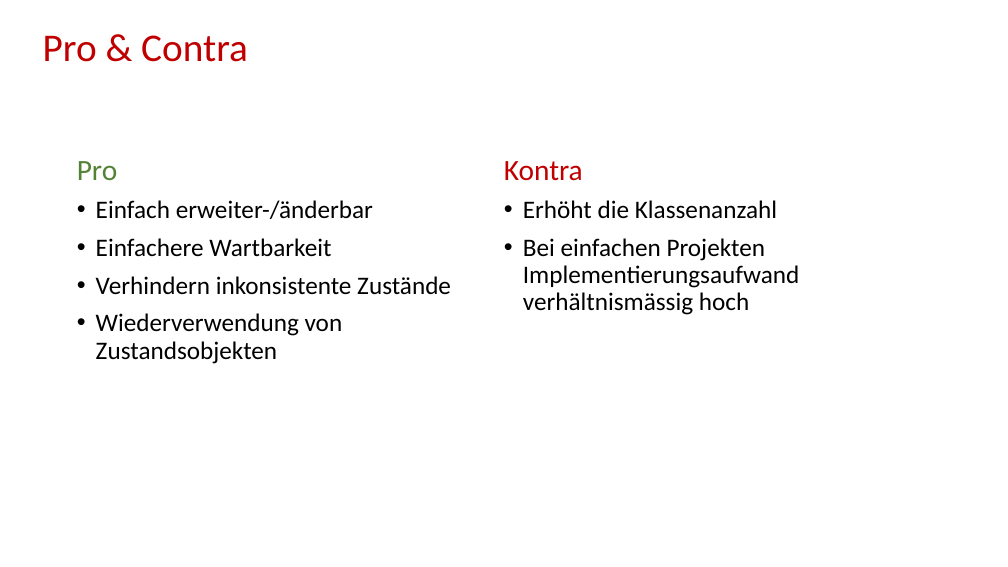
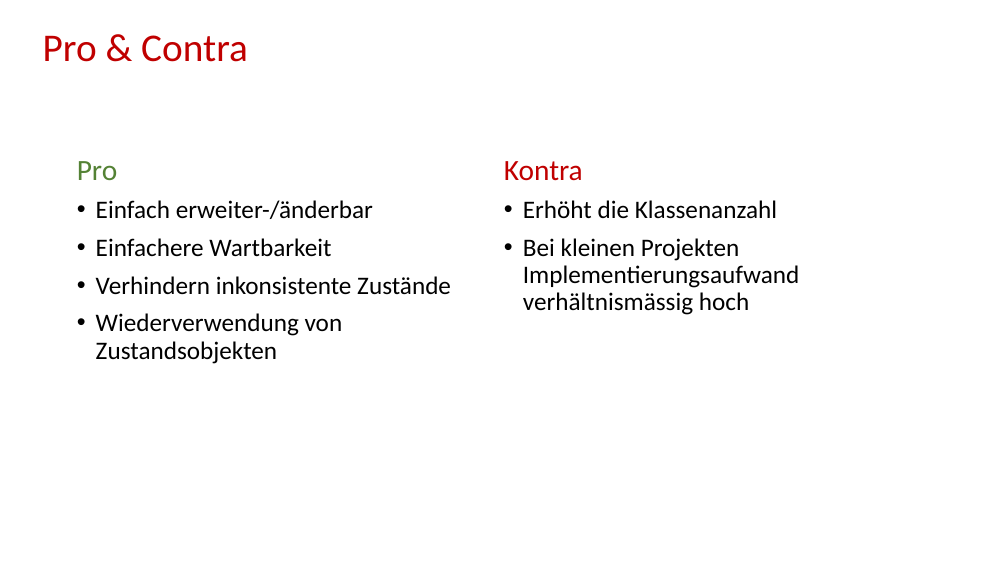
Before and after one commit to zyssm4/ch.bfh.btx8081.w2015.red, a slide deck: slide 8 of doc/Task12/Task 12.pptx. Drawn at 1008x567 pixels with LibreOffice and Linux fonts; fonts in the diff are those of the drawing. Boxes give left, top, right and bottom in pixels: in the first picture for what was removed or moved away, otherwise in the second. Text is boxed around its words. In the diff, an @@ line names an element or a change of style, - is before the commit and + after.

```diff
--- a/doc/Task12/Task 12.pptx
+++ b/doc/Task12/Task 12.pptx
@@ text at [523, 238, 799, 315]: text changed @@
-• Bei einfachen Projekten Implementierungsaufwand verhältnismässig hoch
+• Bei kleinen Projekten Implementierungsaufwand verhältnismässig hoch
```
Also in this commit, not shown: 2 other slides changed, 2 other files.
